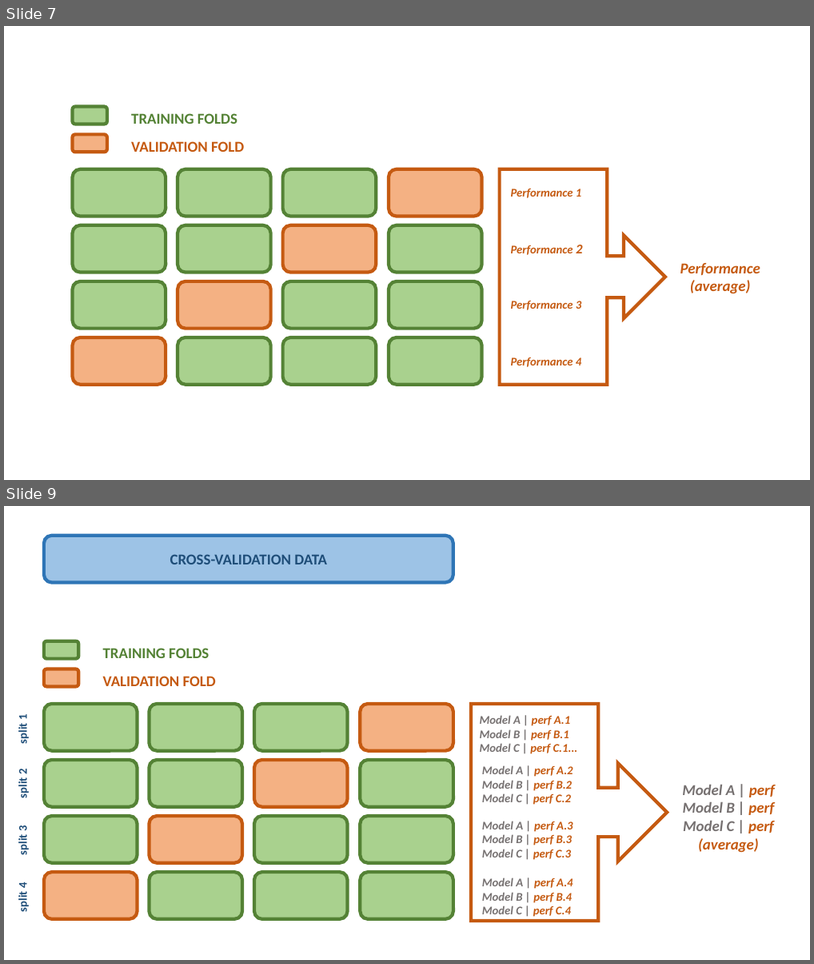
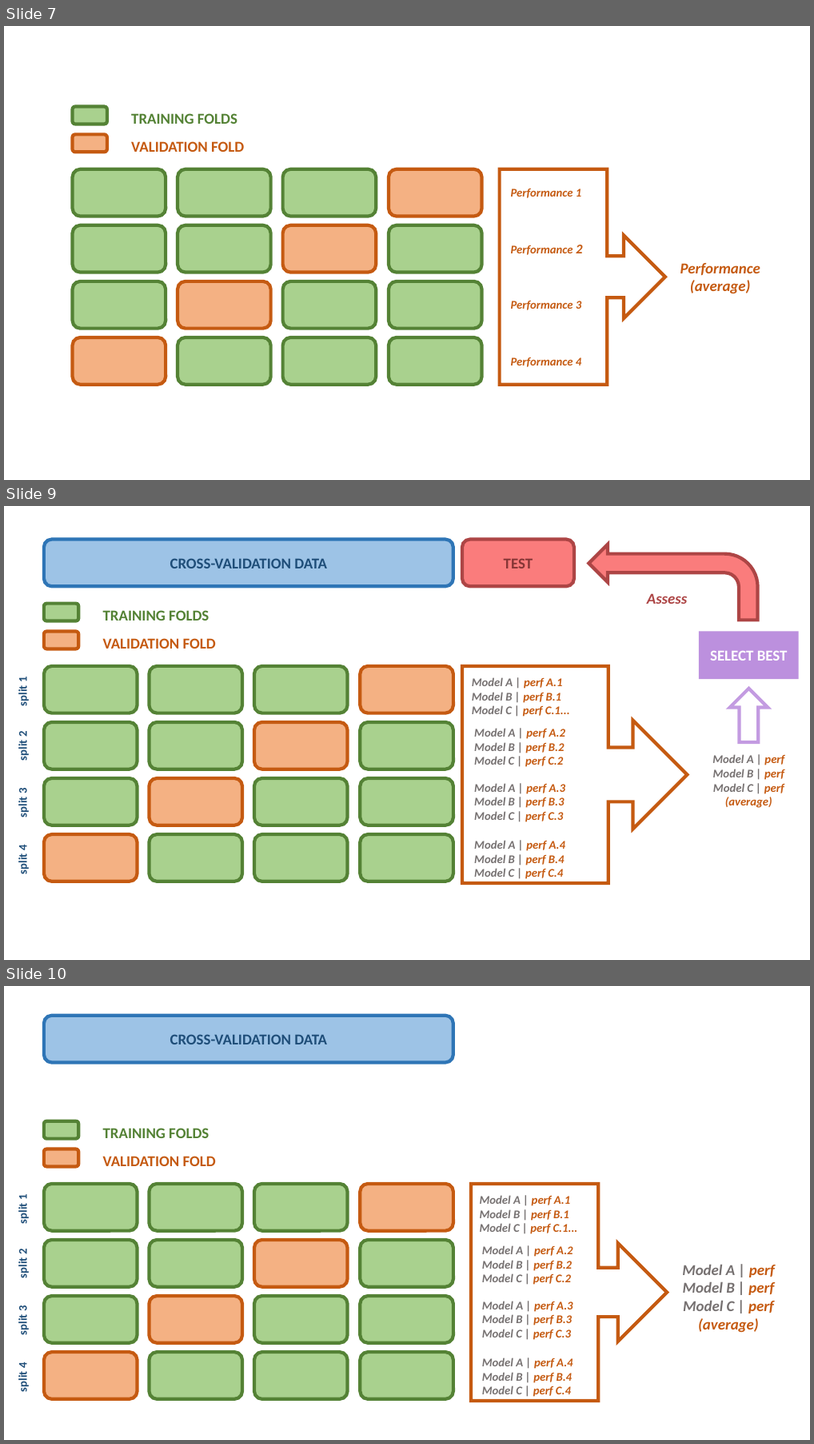
Before and after one commit to astrostatistics-in-crete/2023_summer_school, a slide deck: ML_Practices/images/ML Practices.pptx. Shown one above the other, each under a label of ours: slides 7 and 9 before the commit, slides 7, 9 and 10 after it; the slides between them are not shown. The pictures are 814x964 and 814x1444 pixels, drawn with LibreOffice and Linux fonts; fonts in the diff are those of the drawing. Boxes give left, top, right and bottom in pixels: in the first picture for what was removed or moved away, otherwise in the second. Text is boxed around its words. In the diff, an @@ line names an element or a change of style, - is before the commit and + after.

```diff
--- a/ML_Practices/images/ML Practices.pptx
+++ b/ML_Practices/images/ML Practices.pptx
@@ slide 9 added at box(4, 506, 810, 960), background #FFFFFF @@
@@ rounded rectangle added at box(44, 540, 454, 587), fill #9DC3E6, outline #2E75B6 4 pt, 18 pt, text #1F4E79, bold @@
+CROSS-VALIDATION DATA
@@ rounded rectangle added at box(462, 540, 574, 587), fill #FA7C7C, outline #AD4545 4 pt, 18 pt, text #863636, bold @@
+TEST
@@ bent arrow added at box(590, 544, 758, 620), fill #FA7C7C, outline #AD4545 4 pt @@
@@ text added at box(647, 593, 688, 604), 18 pt, text #AD4545, bold, italic @@
+Assess
@@ rectangle added at box(699, 632, 799, 679), fill #BC90DE, 18 pt, text #FFFFFF, bold @@
+SELECT BEST
@@ text added at box(16, 676, 30, 706), 14 pt, text #1F4E79, bold @@
+split 1
@@ down arrow added at box(730, 688, 768, 742), outline #C39BE1 4 pt @@
@@ text added at box(16, 731, 30, 760), 14 pt, text #1F4E79, bold @@
+split 2
@@ text added at box(713, 754, 785, 808), 14 pt, text #767171, bold, italic @@
+Model A | perf
+Model B | perf
+Model C | perf
+(average)
@@ text added at box(16, 788, 30, 817), 14 pt, text #1F4E79, bold @@
+split 3
@@ group added at box(44, 604, 687, 883): 18 rounded rectangles, 6 texts, 1 right arrow callout @@
+TRAINING FOLDS
+VALIDATION FOLD
+Model A | perf A.1
+Model B | perf B.1
+Model C | perf C.1...
+Model A | perf A.2
+Model B | perf B.2
+Model C | perf C.2
+Model A | perf A.3
+Model B | perf B.3
+Model C | perf C.3
+Model A | perf A.4
+Model B | perf B.4
+Model C | perf C.4
@@ text added at box(16, 844, 30, 874), 14 pt, text #1F4E79, bold @@
+split 4
@@ what was slide 9 is now slide 10 @@
```
Also in this commit, not shown: 1 slide changed, 5 other files.
